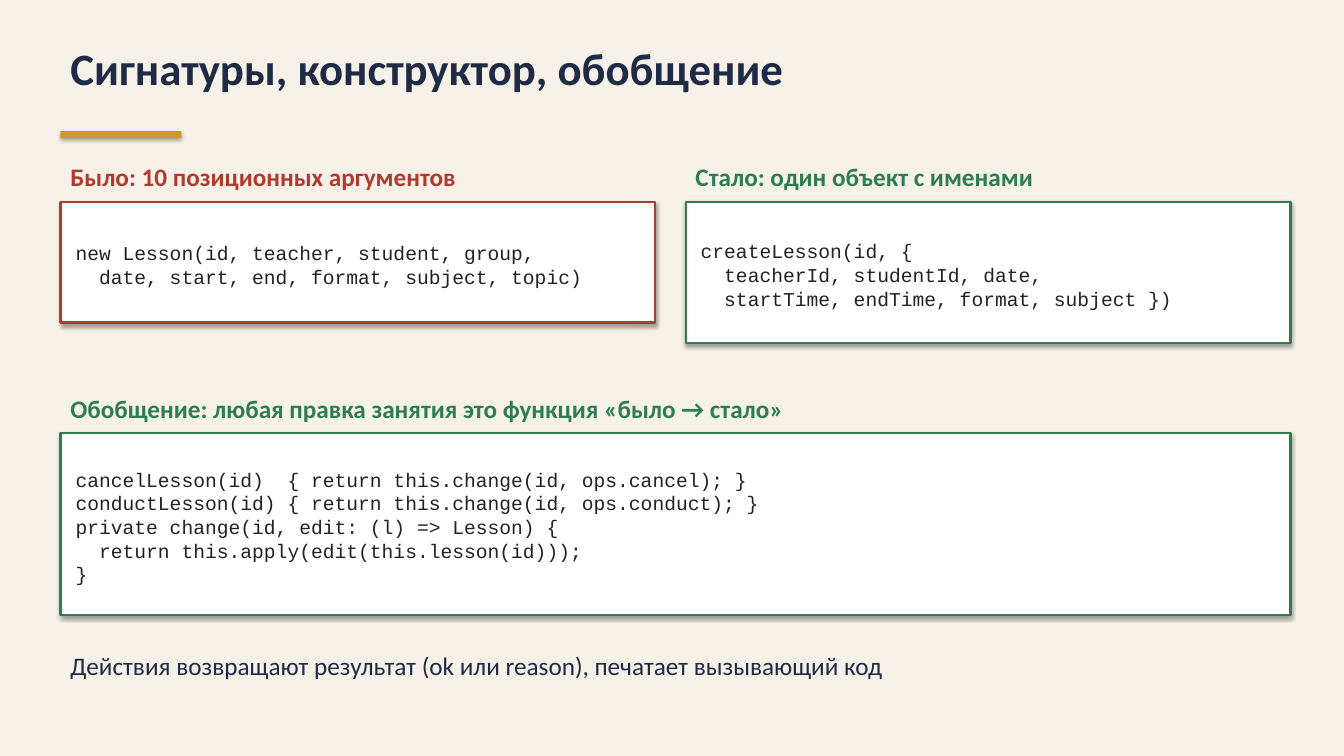
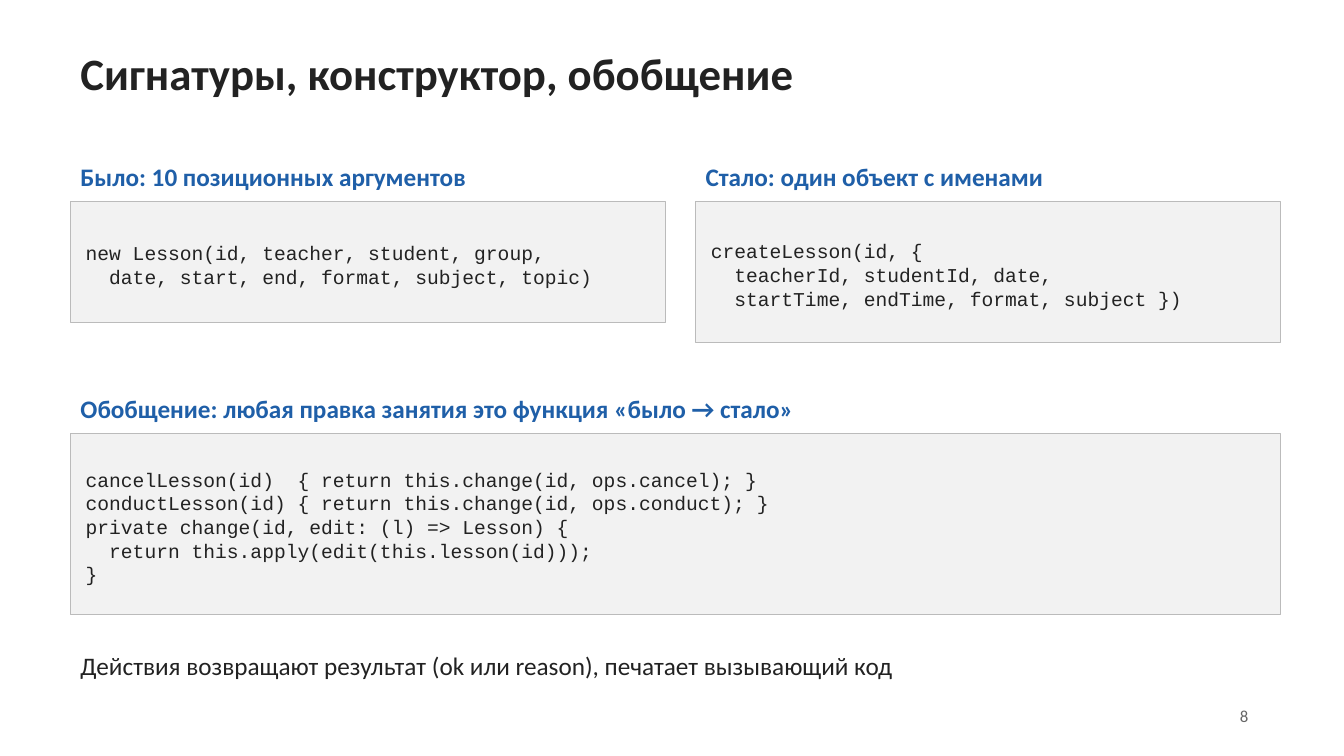
Before and after one commit to Michunchik/school-light, a slide deck: slide 8 of docs/school-light-seminar.pptx. Drawn at 1344x756 pixels with LibreOffice and Linux fonts; fonts in the diff are those of the drawing. Boxes give left, top, right and bottom in pixels: in the first picture for what was removed or moved away, otherwise in the second. Text is boxed around its words. In the diff, an @@ line names an element or a change of style, - is before the commit and + after.

```diff
--- a/docs/school-light-seminar.pptx
+++ b/docs/school-light-seminar.pptx
@@ background #F5F1E8 to #FFFFFF @@
@@ text "Сигнатуры, конструктор, обобщение": place and size @@
-text "Сигнатуры, конструктор, обобщение" at (70, 54, 783, 93)
+text "Сигнатуры, конструктор, обобщение" at (80, 59, 793, 98)
@@ text "Сигнатуры, конструктор, обобщение" at (80, 59, 793, 98): text colour #1F2A44 to #222222 @@
@@ rectangle removed at (60, 131, 181, 138) @@
@@ text "Было: 10 позиционных аргументов": place and size @@
-text "Было: 10 позиционных аргументов" at (70, 169, 456, 190)
+text "Было: 10 позиционных аргументов" at (80, 169, 466, 190)
@@ text "Было: 10 позиционных аргументов" at (80, 169, 466, 190): text colour #B03A2E to #1F5FA8 @@
@@ text "Стало: один объект с именами" at (706, 168, 1043, 190): text colour #2E7D4F to #1F5FA8 @@
@@ text "Стало: один объект с именами": place and size @@
-text "Стало: один объект с именами" at (695, 168, 1033, 190)
+text "Стало: один объект с именами" at (706, 168, 1043, 190)
@@ rectangle "new Lesson(id, teacher, student, group,": place and size @@
-rectangle "new Lesson(id, teacher, student, group," at (60, 202, 655, 323)
+rectangle "new Lesson(id, teacher, student, group," at (71, 202, 665, 323)
@@ rectangle "new Lesson(id, teacher, student, group," at (71, 202, 665, 323): fill #FFFFFF to #F2F2F2; outline #B03A2E 1.5 pt to #BBBBBB 0.75 pt; shadow off @@
@@ rectangle "createLesson(id, {" at (696, 202, 1280, 343): fill #FFFFFF to #F2F2F2; outline #2E7D4F 1.5 pt to #BBBBBB 0.75 pt; shadow off @@
@@ rectangle "createLesson(id, {": place and size @@
-rectangle "createLesson(id, {" at (686, 202, 1291, 343)
+rectangle "createLesson(id, {" at (696, 202, 1280, 343)
@@ text "Обобщение: любая правка занятия это ...": place and size @@
-text "Обобщение: любая правка занятия это ..." at (70, 400, 783, 422)
+text "Обобщение: любая правка занятия это ..." at (80, 400, 793, 422)
@@ text "Обобщение: любая правка занятия это ..." at (80, 400, 793, 422): text colour #2E7D4F to #1F5FA8 @@
@@ rectangle "cancelLesson(id) { return this.change(id, ops.cancel); ...": place and size @@
-rectangle "cancelLesson(id) { return this.change(id, ops.cancel); ..." at (60, 434, 1291, 615)
+rectangle "cancelLesson(id) { return this.change(id, ops.cancel); ..." at (71, 434, 1280, 615)
@@ rectangle "cancelLesson(id) { return this.change(id, ops.cancel); ..." at (71, 434, 1280, 615): fill #FFFFFF to #F2F2F2; outline #2E7D4F 1.5 pt to #BBBBBB 0.75 pt; shadow off @@
@@ text "Действия возвращают результат (ok или ...": place and size @@
-text "Действия возвращают результат (ok или ..." at (70, 656, 882, 679)
+text "Действия возвращают результат (ok или ..." at (80, 656, 892, 679)
@@ text "Действия возвращают результат (ok или ..." at (80, 656, 892, 679): text colour #1F2A44 to #222222; less space between paragraphs @@
@@ text added at (1240, 710, 1248, 722), 12 pt, text #666666 @@
+8
```
Also in this commit, not shown: 9 other slides changed.
